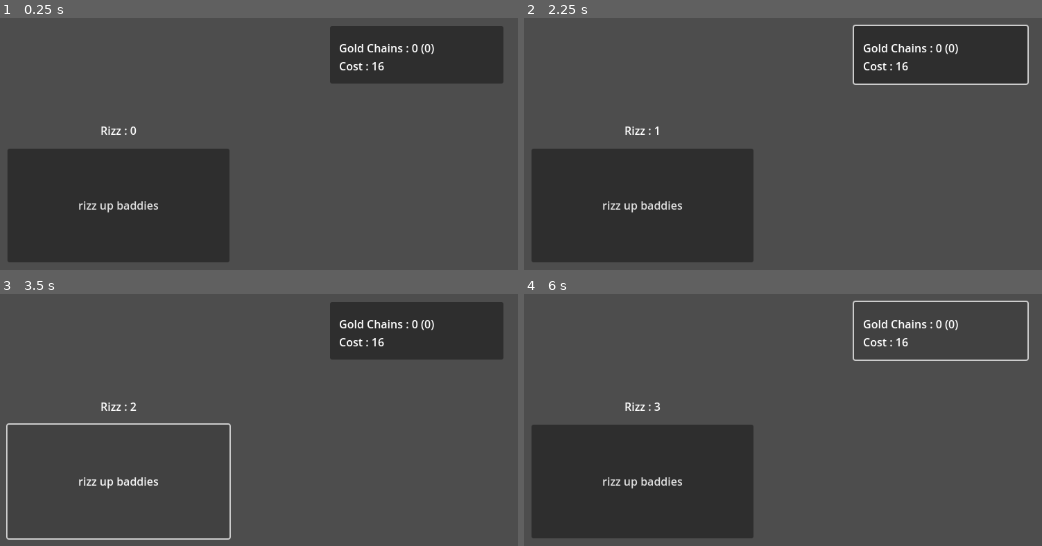
Above: before the commit, frames 1-4 (two rows, left to right).
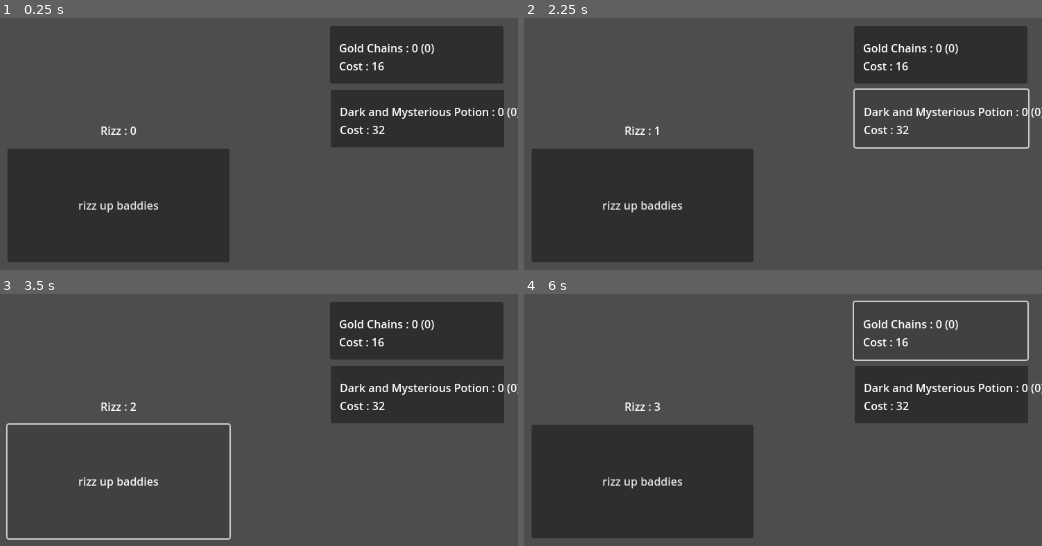
Above: after the commit, the same moments.

Repository: BlueDinoKing/sigmaclicker
Game: Godot game, scene res://scenes/clicker.tscn
Same seed, same stepped clock (60 frames per second), same inputs: the game is played once before the commit and once after it.
Inputs (mouse positions are in pixels of both pictures, inside the frame that each line leads up to):
- Up to frame 1 (0.25 s): no input
- Up to frame 2 (2.25 s): click "rizz up baddies" at 0.5 s; click "Gold Chains : 0 (0) Cost : 16" at 1.25 s; click (943, 118) at 2 s, where only the run after the commit has a clickable "Dark and Mysterious Potion : …"
- Up to frame 3 (3.5 s): click "rizz up baddies" at 2.75 s
- Up to frame 4 (6 s): click "Gold Chains : 0 (0) Cost : 16" at 3.5 s; click (943, 394) at 4.25 s, where only the run after the commit has a clickable "Dark and Mysterious Potion : …"; click "rizz up baddies" at 5 s; click "Gold Chains : 0 (0) Cost : 16" at 5.75 s

The runs differ from the first frame. In frame 1, 7.3% of the frame differs, in the area x 63-100%, y 28-52%; in frame 2, 2.0%; in frame 3, 7.3%; in frame 4, 7.3%.

Commit message:
scientific notation

Diff:
--- a/scenes/clicker.tscn
+++ b/scenes/clicker.tscn
@@ -1,35 +1,11 @@
-[gd_scene load_steps=6 format=3 uid="uid://0ugh23teop1k"]
+[gd_scene load_steps=3 format=3 uid="uid://0ugh23teop1k"]
 
 [ext_resource type="Script" path="res://scripts/clicker.gd" id="1_gdsq0"]
-[ext_resource type="Texture2D" uid="uid://bjb5xvhypir23" path="res://images/wrizzparticle.png" id="2_6c0al"]
 
 [sub_resource type="Theme" id="Theme_4dnqd"]
 Button/colors/icon_normal_color = Color(0, 1, 0, 1)
 
-[sub_resource type="ParticleProcessMaterial" id="ParticleProcessMaterial_uihb2"]
-particle_flag_disable_z = true
-gravity = Vector3(0, 980, 0)
-
-[sub_resource type="GDScript" id="GDScript_acxah"]
-script/source = "extends GPUParticles2D
-
-@export var button : Button
-
-func _ready():
-	one_shot = true
-
-
-
-func _on_rizz_up_baddies_pressed():
-	emitting = true
-
-
-
-func _on_rizz_up_baddies_button_up():
-	emitting = false
-"
-
-[node name="clicker" type="Control" node_paths=PackedStringArray("label", "button", "goldChainsLabel", "goldChainsButton")]
+[node name="clicker" type="Control" node_paths=PackedStringArray("label", "button", "goldChainsLabel", "goldChainsButton", "darkLabel", "darkButton", "auraTimer")]
 layout_mode = 3
 anchors_preset = 15
 anchor_right = 1.0
@@ -41,6 +17,9 @@
 button = NodePath("rizz up baddies")
 goldChainsLabel = NodePath("gold chains/Label")
 goldChainsButton = NodePath("gold chains")
+darkLabel = NodePath("dark and mysterious/Label")
+darkButton = NodePath("dark and mysterious")
+auraTimer = NodePath("aura")
 
 [node name="rizz up baddies" type="Button" parent="."]
 custom_minimum_size = Vector2(320, 80)
@@ -94,17 +73,29 @@
 Cost : 16"
 vertical_alignment = 1
 
-[node name="GPUParticles2D" type="GPUParticles2D" parent="." node_paths=PackedStringArray("button")]
-position = Vector2(592, 405)
-emitting = false
-amount = 1
-process_material = SubResource("ParticleProcessMaterial_uihb2")
-texture = ExtResource("2_6c0al")
-script = SubResource("GDScript_acxah")
-button = NodePath("../rizz up baddies")
+[node name="dark and mysterious" type="Button" parent="."]
+custom_minimum_size = Vector2(150, 50)
+layout_mode = 0
+offset_left = 882.0
+offset_top = 157.0
+offset_right = 1132.0
+offset_bottom = 240.0
+theme = SubResource("Theme_4dnqd")
+
+[node name="Label" type="Label" parent="dark and mysterious"]
+layout_mode = 0
+offset_left = 13.0
+offset_top = 20.0
+offset_right = 229.0
+offset_bottom = 67.0
+text = "Dark and Mysterious: 0 (0)
+Cost : 32"
+vertical_alignment = 1
+
+[node name="aura" type="Timer" parent="."]
 
 [connection signal="button_down" from="rizz up baddies" to="." method="_on_button_button_down"]
-[connection signal="button_up" from="rizz up baddies" to="GPUParticles2D" method="_on_rizz_up_baddies_button_up"]
 [connection signal="pressed" from="rizz up baddies" to="." method="_on_button_pressed"]
-[connection signal="pressed" from="rizz up baddies" to="GPUParticles2D" method="_on_rizz_up_baddies_pressed"]
 [connection signal="pressed" from="gold chains" to="." method="_on_gold_chains_pressed"]
+[connection signal="pressed" from="dark and mysterious" to="." method="_on_dark_and_mysterious_pressed"]
+[connection signal="timeout" from="aura" to="." method="_on_aura_timeout"]
--- a/scripts/clicker.gd
+++ b/scripts/clicker.gd
@@ -6,10 +6,17 @@
 @export var button : Button
 @export var goldChainsLabel : Label
 @export var goldChainsButton : Button
+@export var darkLabel : Label
+@export var darkButton : Button
+@export var auraTimer : Timer
 var rizz : int = 0
 var goldChainsCost = 16
 var goldChains = 0
+var darkCost = 32
+var dark = 0
 var addedRizz = 1
+var aura = 0
+var maxDigits : int = 3
 ##test commits
 
 # Called when the node enters the scene tree for the first time.
@@ -33,11 +40,20 @@
 
 ## updates the rizz label
 func update_rizz() -> void:
-	label.text = "Rizz : %s" %rizz
+	label.text = "Rizz : %s" % format_number(rizz)
 	update_available_purchases()
+
+func format_number(input) -> String:
+	var _exp = str(input).split(".")[0].length() - 1
+	if str(input).length() <= maxDigits:
+		return str(input)
+	else:
+		var _dec = input / pow(10,_exp)
+		return "{dec}e{exp}".format({"dec":("%1.2f" % _dec), "exp":str(_exp) })
 
 func update_available_purchases():
 	update_available_gold_chains()
+	update_available_dark()
 
 func update_available_gold_chains():
 	var temp_rizz = rizz
@@ -46,14 +62,39 @@
 
 	while temp_rizz >= temp_cost:
 		temp_rizz -= temp_cost
-		temp_cost = round(pow(temp_cost, 1.1))
+		temp_cost = round(pow(temp_cost, 1.05))
 		count += 1
-	goldChainsLabel.text = "Gold Chains : % (%)\nCost : %".format([goldChains, count, goldChainsCost], "%")
+	goldChainsLabel.text = "Gold Chains : % (%)\nCost : %".format([format_number(goldChains), format_number(count), format_number(goldChainsCost)], "%")
 
 func _on_gold_chains_pressed():
 	if rizz >= goldChainsCost:
 		goldChains = 1 + goldChains
 		addedRizz = addedRizz + 1
 		rizz = rizz - goldChainsCost
-		goldChainsCost = round(pow(goldChainsCost, 1.1))
+		goldChainsCost = round(pow(goldChainsCost, 1.05))
 		update_rizz()
+
+func update_available_dark():
+	var temp_rizz = rizz
+	var temp_cost = darkCost
+	var count = 0
+
+	while temp_rizz >= temp_cost:
+		temp_rizz -= temp_cost
+		temp_cost = round(pow(temp_cost, 1.1))
+		count += 1
+	darkLabel.text = "Dark and Mysterious Potion : % (%)\nCost : %".format([format_number(dark), format_number(count), format_number(darkCost)], "%")
+
+func _on_dark_and_mysterious_pressed():
+	if rizz >= darkCost:
+		dark = 1 + dark
+		aura = aura + 1
+		rizz = rizz - darkCost
+		darkCost = round(pow(darkCost, 1.1))
+		update_rizz()
+	if dark == 1:
+		auraTimer.start()
+
+
+func _on_aura_timeout():
+	rizz = rizz + aura
